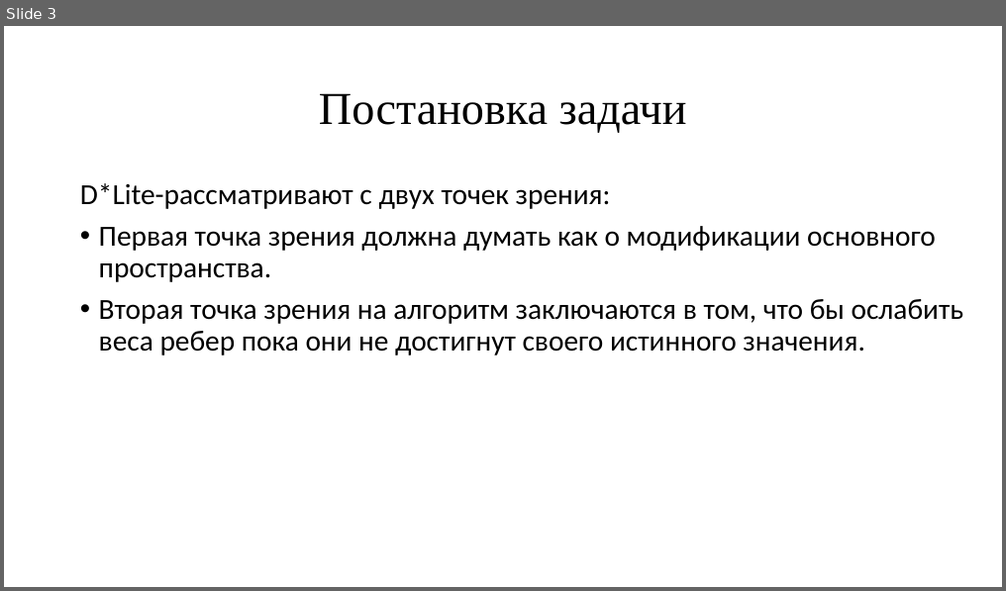
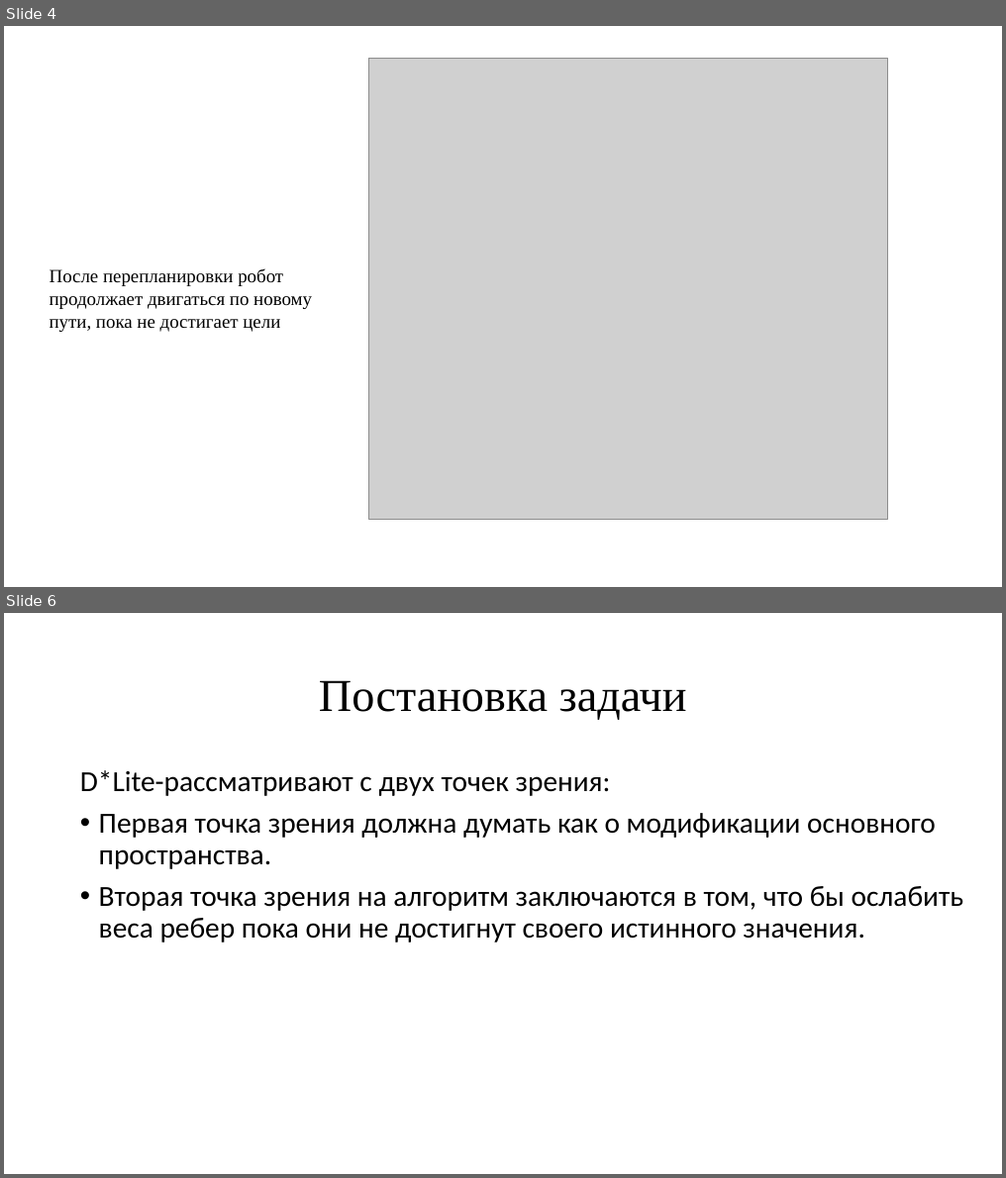
Before and after one commit to lizz770/D-Lite, a slide deck: DstarLite.pptx. Shown one above the other, each under a label of ours: slide 3 before the commit, slides 4 and 6 after it; the slides between them are not shown. The pictures are 1006x591 and 1006x1178 pixels, drawn with LibreOffice and Linux fonts; fonts in the diff are those of the drawing; grey boxes stand for pictures. Boxes give left, top, right and bottom in pixels: in the first picture for what was removed or moved away, otherwise in the second. Text is boxed around its words. In the diff, an @@ line names an element or a change of style, - is before the commit and + after.

```diff
--- a/DstarLite.pptx
+++ b/DstarLite.pptx
@@ slide 4 added at (4,26,1002,587), background #FFFFFF @@
@@ picture added at (368,59,888,520) @@
@@ text added at (50,269,312,332), 18 pt, text #000000 @@
+После перепланировки робот продолжает двигаться по новому пути, пока не достигает цели
@@ what was slide 3 is now slide 6 @@
```
Also in this commit, not shown: 4 slides changed, 2 other slides added, 2 other files.
